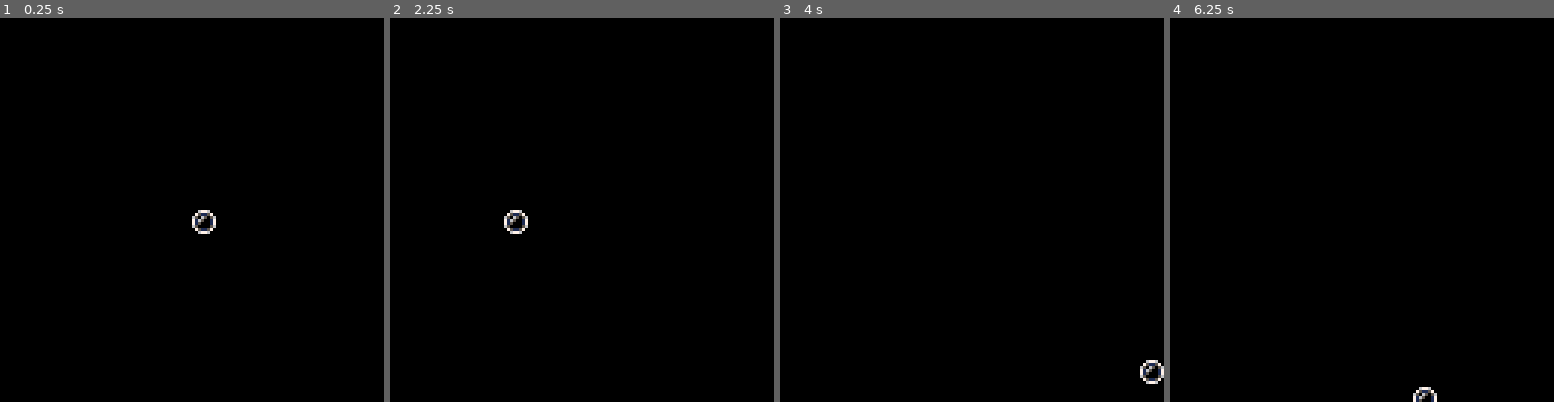
Above: before the commit, frames 1-4 (left to right).
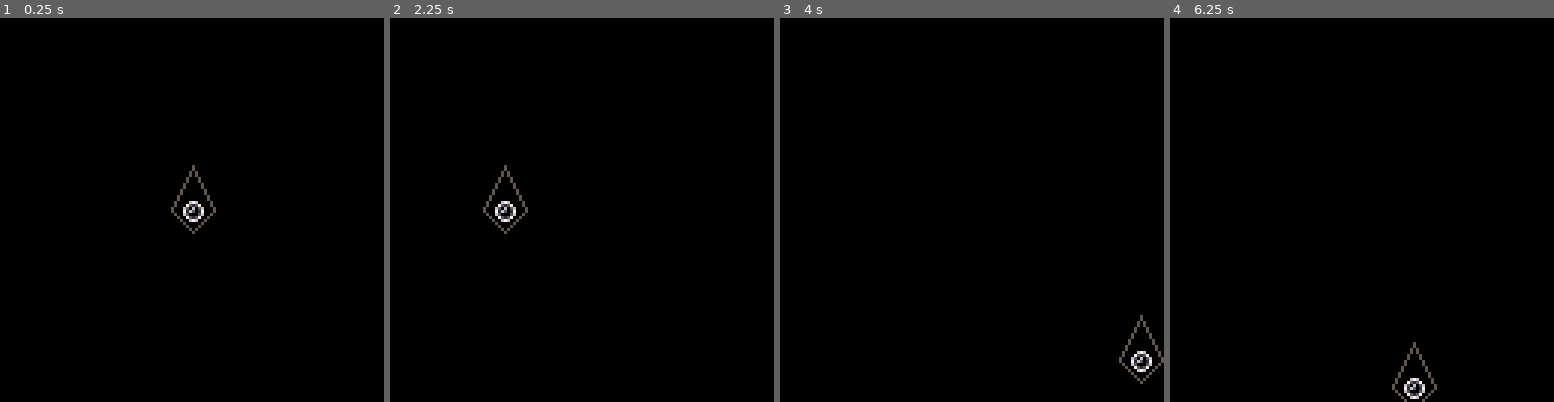
Above: after the commit, the same moments.

Repository: adparadise/pico8-games
Game: PICO-8 cartridge proam.p8
Same seed, same stepped clock (60 frames per second), same inputs: the game is played once before the commit and once after it.
Inputs:
- Up to frame 1 (0.25 s): no input
- Up to frame 2 (2.25 s): hold Left from 1.97 s (still down)
- Up to frame 3 (4 s): release Left at 2.37 s; hold Down 2.42-2.82 s; hold Right 2.87-3.53 s; hold Up from 3.58 s (still down)
- Up to frame 4 (6.25 s): release Up at 4.08 s; hold Right 4.13-4.53 s; hold Down 4.58-5.08 s; hold Left 5.13-5.8 s; hold Up 5.85-6.18 s; hold Left from 6.23 s (still down)

The runs differ from the first frame. In frame 1, 0.6% of the frame differs, in the area x 44-57%, y 38-57%; in frame 2, 0.6%; in frame 3, 0.6%; in frame 4, 0.5%.

Commit message:
using vectors to draw ship

Diff:
--- a/proam.p8
+++ b/proam.p8
@@ -9,7 +9,7 @@
 
 function player(x,y)
   local p={}
-  p.s=1
+  p.s=2
   p.i=0
   p.x=x
   p.y=y
@@ -20,6 +20,8 @@
   p.vy=0
   p.fx=0
   p.fy=0
+
+  p.t=0.75
   return p
 end
 
@@ -33,7 +35,19 @@
 end
 
 function p_draw(p)
-  spr(p.s,p.x,p.y)
+  local sx=cos(p.t)
+  local sy=sin(p.t)
+  local w=7
+  local h=15
+  line(p.x-w*sy,p.y+w*sx,
+       p.x+w*sx,p.y-h*sy,5)
+  line(p.x+w*sy,p.y-w*sx,
+       p.x+w*sx,p.y-h*sy,5)
+  line(p.x+w*sy,p.y-w*sx,
+       p.x-w*sx,p.y+w*sy,5)
+  line(p.x-w*sy,p.y+w*sx,
+       p.x-w*sx,p.y+w*sy,5)
+  spr(p.s,p.x-3,p.y-3)
 end
 
 s2=sqrt(2)
@@ -66,13 +80,13 @@
   p.y+=p.vy
 end
 __gfx__
-00000000006776000000000000000000000000000000000000000000000000000000000000000000000000000000000000000000000000000000000000000000
-00000000075115700000000000000000000000000000000000000000000000000000000000000010000000000000000000000000000000000000000000000000
-00000000650650560000000000000000000000000000000000000000000067777776000000000076000000000000600000000000000000000000000000000000
-00000000716500170000000000000000000000000000000000000000000067777776000000000777600000000007766000000000000000000000000000000000
-00000000715000170000000000000000000000000000000000000000000067777776000000007777760000000007777660000000000000000000000000000000
-00000000650000560000000000000000000000000000000000000000000067777776000000077777776000000077777776600000000000000000000000000000
-00000000075115700000000000000000000000000000000000000000000067777776000001777777777600000077777777766000000000000000000000000000
+00000000006776000067600000000000000000000000000000000000000000000000000000000000000000000000000000000000000000000000000000000000
+00000000075115700751570000000000000000000000000000000000000000000000000000000010000000000000000000000000000000000000000000000000
+00000000650650566506056000000000000000000000000000000000000067777776000000000076000000000000600000000000000000000000000000000000
+00000000716500177165017000000000000000000000000000000000000067777776000000000777600000000007766000000000000000000000000000000000
+00000000715000176500056000000000000000000000000000000000000067777776000000007777760000000007777660000000000000000000000000000000
+00000000650000560751570000000000000000000000000000000000000067777776000000077777776000000077777776600000000000000000000000000000
+00000000075115700067600000000000000000000000000000000000000067777776000001777777777600000077777777766000000000000000000000000000
 00000000006776000000000000000000000000000000000000000000000067777776000000677777777760000177777777777600000000000000000000000000
 00000000000000000000000000000000000000000000000000000000000067777776000000067777777776000667777777777100000000000000000000000000
 00000000000000000000000000000000000000000000000000000000000067777776000000006777777777100006677777777000000000000000000000000000
